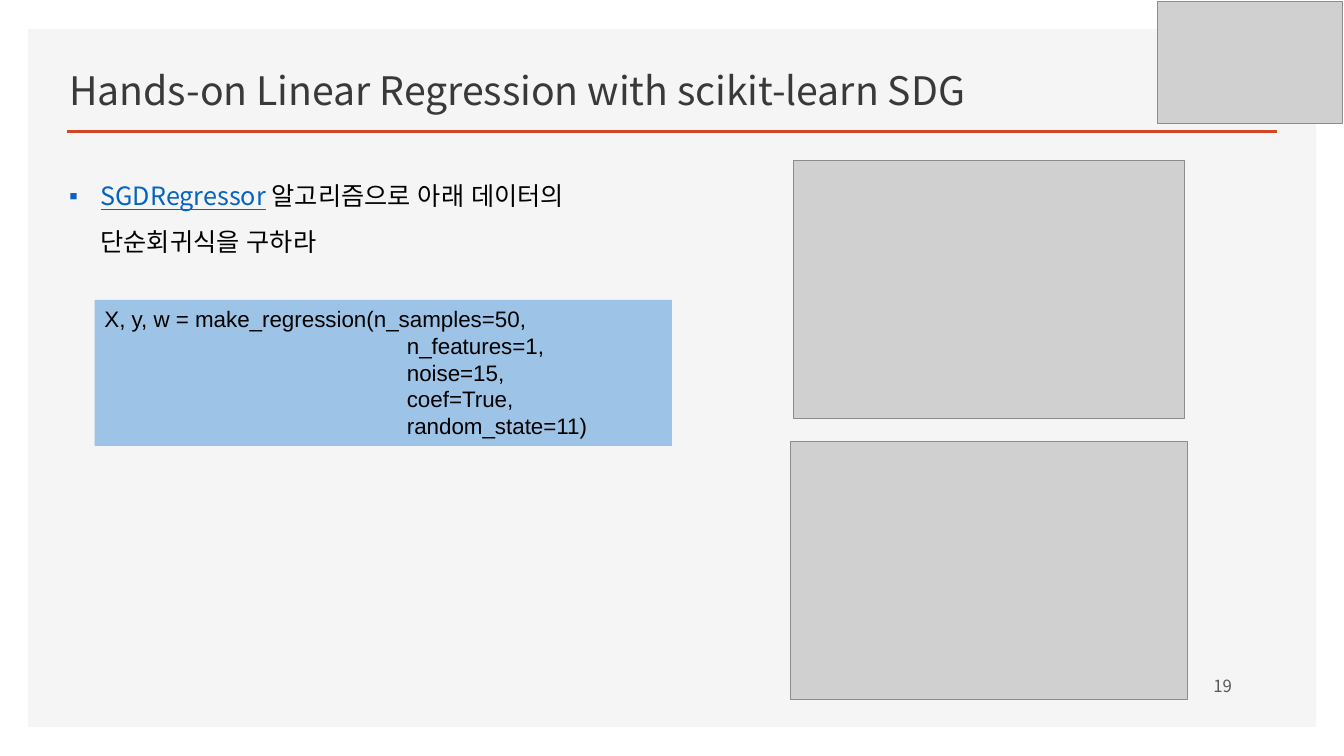
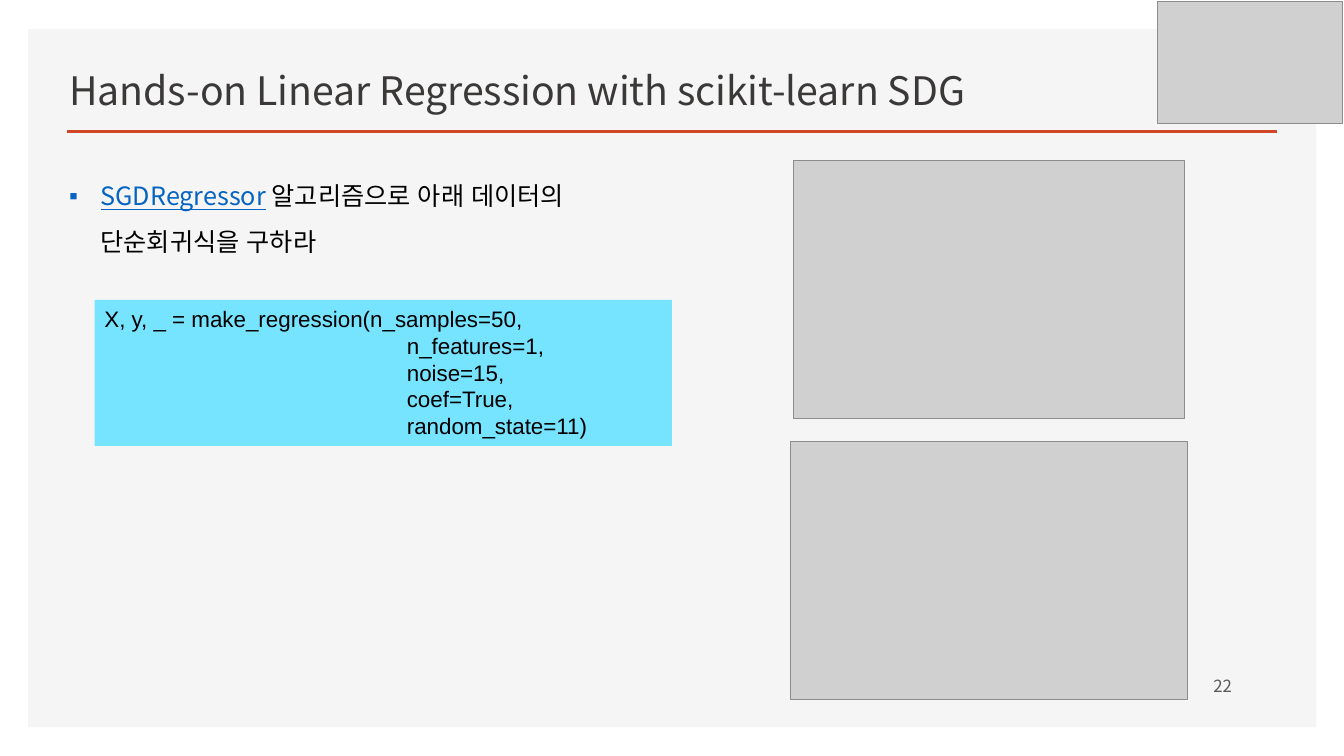
Before and after one commit to ancestor9/mathematics-for-machine-learning, a slide deck: slide 22 of Linear_Algebra/w4_Perceptron_Regression.pptx (slide 19 before the commit). Drawn at 1344x756 pixels with LibreOffice and Linux fonts; fonts in the diff are those of the drawing; grey boxes stand for pictures; background and template pictures are left out. Boxes give left, top, right and bottom in pixels: in the first picture for what was removed or moved away, otherwise in the second. Text is boxed around its words. In the diff, an @@ line names an element or a change of style, - is before the commit and + after.

```diff
--- a/Linear_Algebra/w4_Perceptron_Regression.pptx
+++ b/Linear_Algebra/w4_Perceptron_Regression.pptx
@@ rectangle "X, y, _ = make_regression(n_samples=50," at (95, 300, 673, 447): fill #9DC3E6 to #76E3FF @@
@@ text in rectangle at (104, 310, 522, 332): text changed @@
-X, y, w = make_regression(n_samples=50,
+X, y, _ = make_regression(n_samples=50,
@@ page number at (1213, 679, 1232, 692): text changed @@
-19
+22
```
Also in this commit, not shown: 14 other slides changed, 7 slides added, 21 slides removed.
